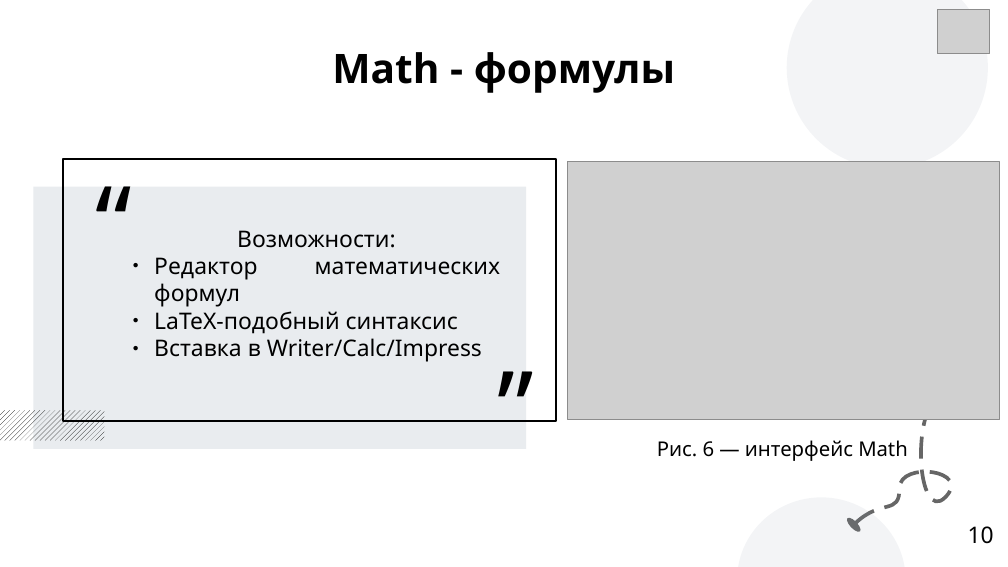
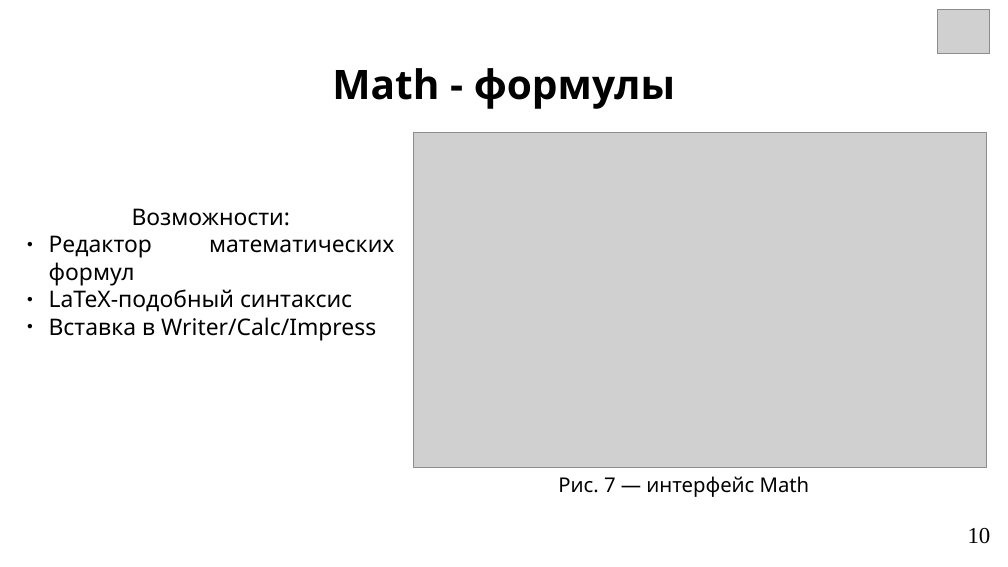
Before and after one commit to OksiGoroshek/digital-fundamentals, a slide deck: slide 10 of Documents/LibreOffice_review.odp. Drawn at 1008x567 pixels with LibreOffice and Linux fonts; fonts in the diff are those of the drawing; grey boxes stand for pictures. Boxes give left, top, right and bottom in pixels: in the first picture for what was removed or moved away, otherwise in the second. Text is boxed around its words. In the diff, an @@ line names an element or a change of style, - is before the commit and + after.

```diff
--- a/Documents/LibreOffice_review.odp
+++ b/Documents/LibreOffice_review.odp
@@ ellipse removed at bbox=[787, 0, 988, 168] @@
@@ text "Math - формулы": place and size @@
-text "Math - формулы" at bbox=[332, 52, 675, 93]
+text "Math - формулы" at bbox=[332, 68, 675, 109]
@@ text "Math - формулы" at bbox=[332, 68, 675, 109]: vertical alignment middle to top @@
@@ picture: place and size @@
-picture at bbox=[568, 162, 1000, 420]
+picture at bbox=[414, 133, 988, 468]
@@ rectangle removed at bbox=[63, 159, 556, 422] @@
@@ text removed at bbox=[86, 154, 196, 301] @@
-“
@@ text "Возможности:": place and size @@
-text "Возможности:" at bbox=[154, 230, 501, 362]
+text "Возможности:" at bbox=[49, 208, 395, 341]
@@ rectangle removed at bbox=[33, 187, 526, 449] @@
@@ text removed at bbox=[488, 338, 598, 486] @@
-”
@@ freeform shape removed at bbox=[854, 388, 952, 525] @@
@@ rectangle removed at bbox=[0, 411, 104, 441] @@
@@ text at bbox=[558, 476, 810, 497]: text changed @@
-Рис. 6 — интерфейс Math
+Рис. 7 ― интерфейс Math
@@ ellipse removed at bbox=[737, 498, 906, 567] @@
@@ page number at bbox=[968, 527, 991, 544]: font Noto Sans to Times New Roman @@
```
Also in this commit, not shown: 11 other slides changed, 1 other file.
